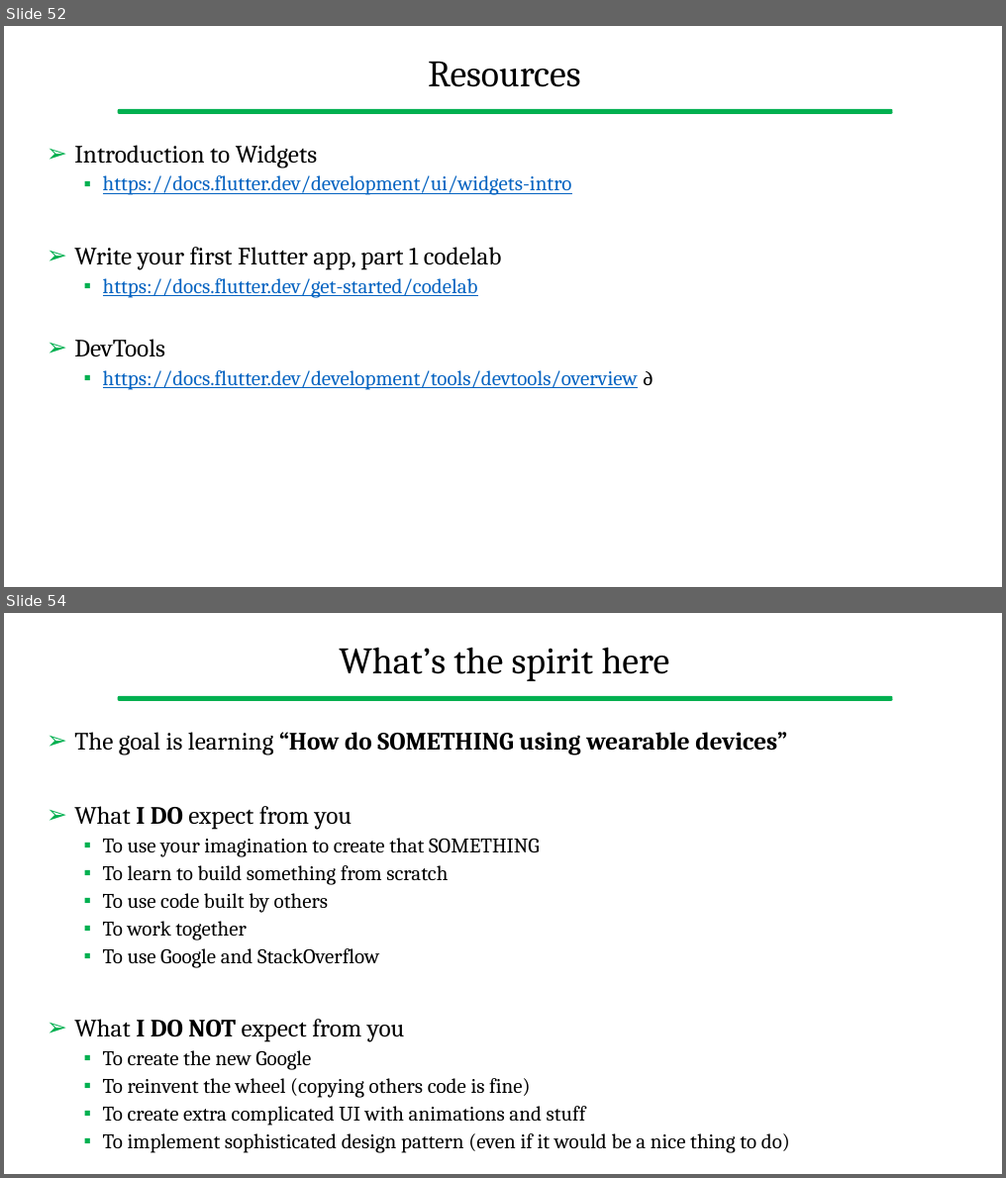
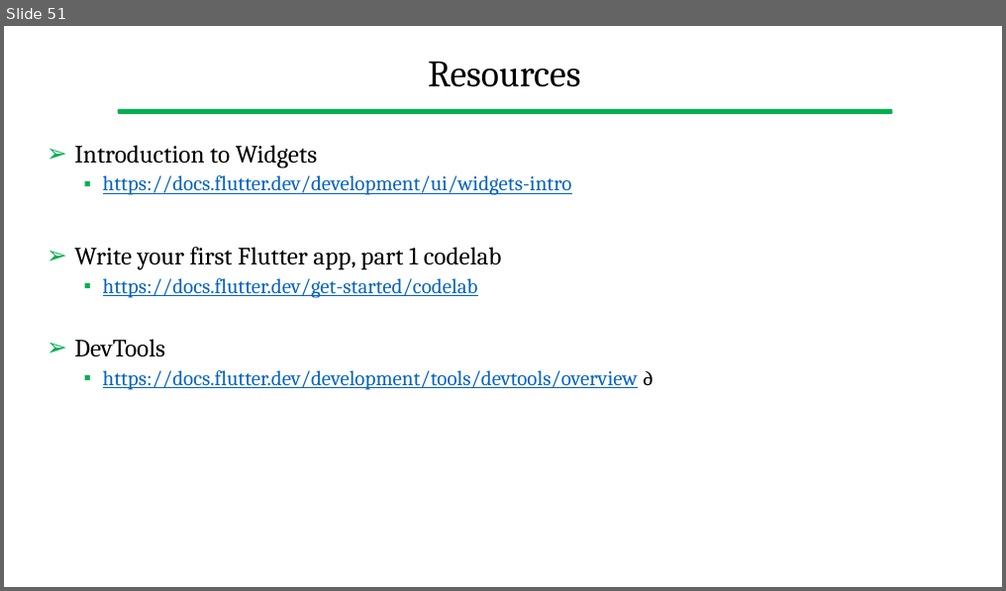
Before and after one commit to gcappon/bwthw, a slide deck: lab_04-hello-flutter/lab_04-hello_flutter.pptx. Shown one above the other, each under a label of ours: slides 52 and 54 before the commit, slide 51 after it; the slides between them are not shown. The pictures are 1006x1178 and 1006x591 pixels, drawn with LibreOffice and Linux fonts; fonts in the diff are those of the drawing. Boxes give left, top, right and bottom in pixels: in the first picture for what was removed or moved away, otherwise in the second. Text is boxed around its words. In the diff, an @@ line names an element or a change of style, - is before the commit and + after.

```diff
--- a/lab_04-hello-flutter/lab_04-hello_flutter.pptx
+++ b/lab_04-hello-flutter/lab_04-hello_flutter.pptx
@@ slide 54 removed at (4, 613, 1002, 1174), background #FFFFFF; not listed: 1 template element that a slide beside it also shows @@
@@ title removed at (339, 647, 670, 681) @@
-What’s the spirit here
@@ text removed at (74, 732, 790, 1154) @@
-➢ The goal is learning “How do SOMETHING using wearable devices”
-➢ What I DO expect from you
-  ▪ To use your imagination to create that SOMETHING
-  ▪ To learn to build something from scratch
-  ▪ To use code built by others
-  ▪ To work together
-  ▪ To use Google and StackOverflow
-➢ What I DO NOT expect from you
-  ▪ To create the new Google
-  ▪ To reinvent the wheel (copying others code is fine)
-  ▪ To create extra complicated UI with animations and stuff
-  ▪ To implement sophisticated design pattern (even if it would be a nice thing to do)
@@ what was slide 52 is now slide 51 @@
```
Also in this commit, not shown: 6 slides changed, 4 other slides removed, 9 other files.
